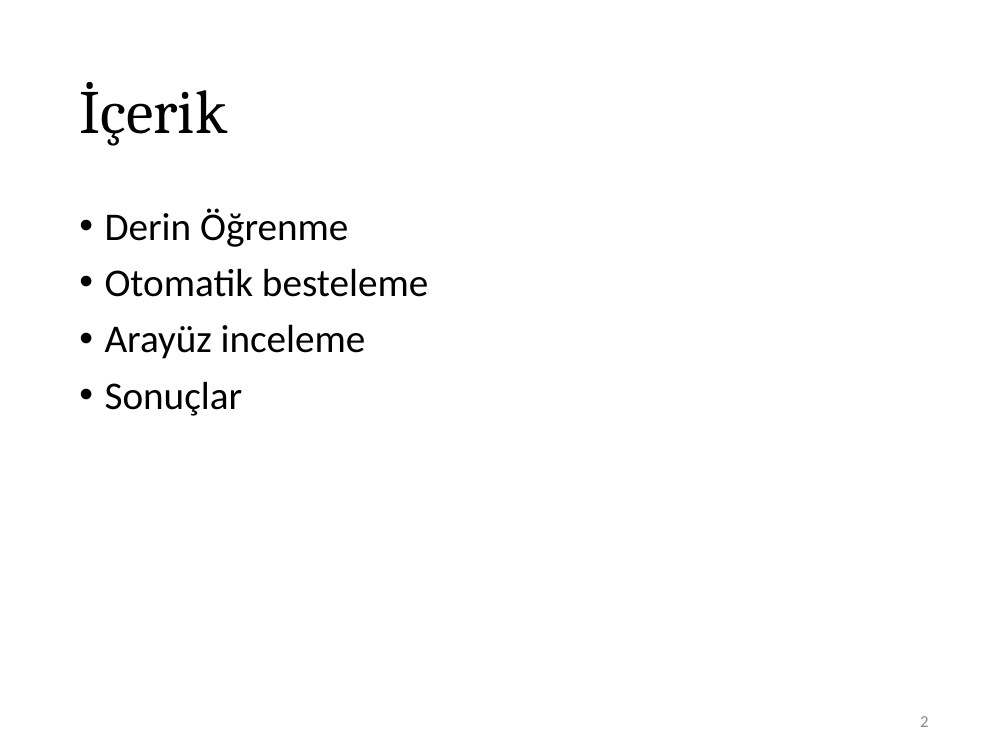
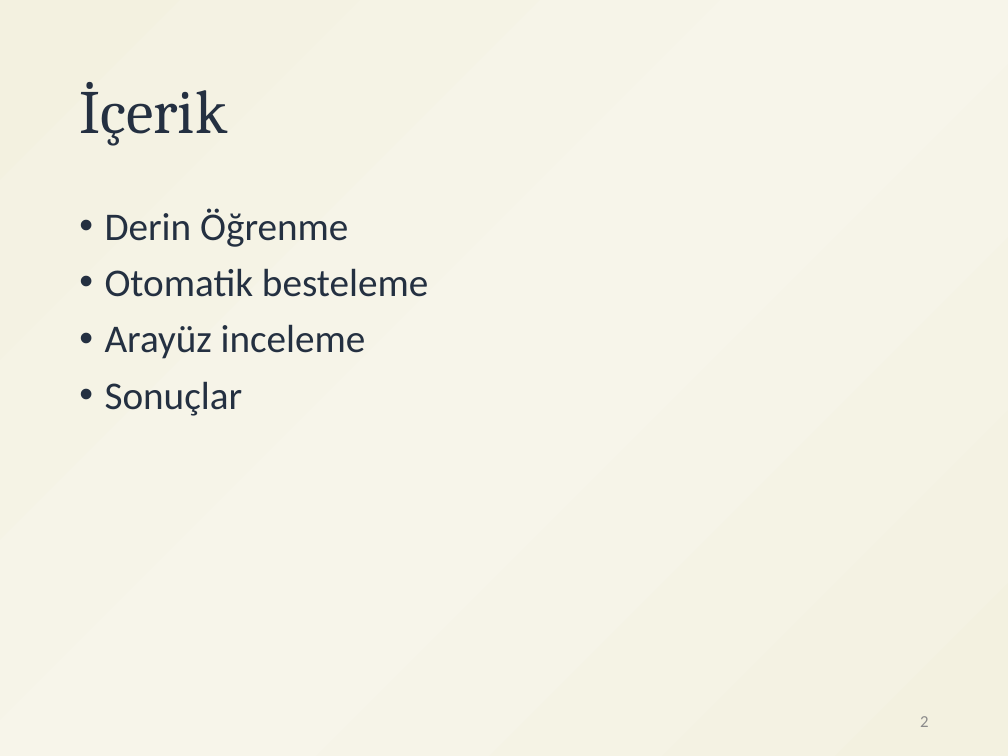
Before and after one commit to ihpar/katip, a slide deck: slide 2 of assets/DL_GUI.pptx. Drawn at 1008x756 pixels with LibreOffice and Linux fonts; fonts in the diff are those of the drawing. Boxes give left, top, right and bottom in pixels: in the first picture for what was removed or moved away, otherwise in the second. Text is boxed around its words. In the diff, an @@ line names an element or a change of style, - is before the commit and + after.

```diff
--- a/assets/DL_GUI.pptx
+++ b/assets/DL_GUI.pptx
@@ background #FFFFFF to gradient #F3F1E0 to #F7F5EA @@
@@ title "İçerik" at (79, 82, 227, 146): text colour #000000 to #243041 @@
@@ text "Derin Öğrenme" at (105, 208, 428, 416): text colour #000000 to #243041 @@
```
Also in this commit, not shown: 1 other slide changed, 1 slide added, 1 other file.
